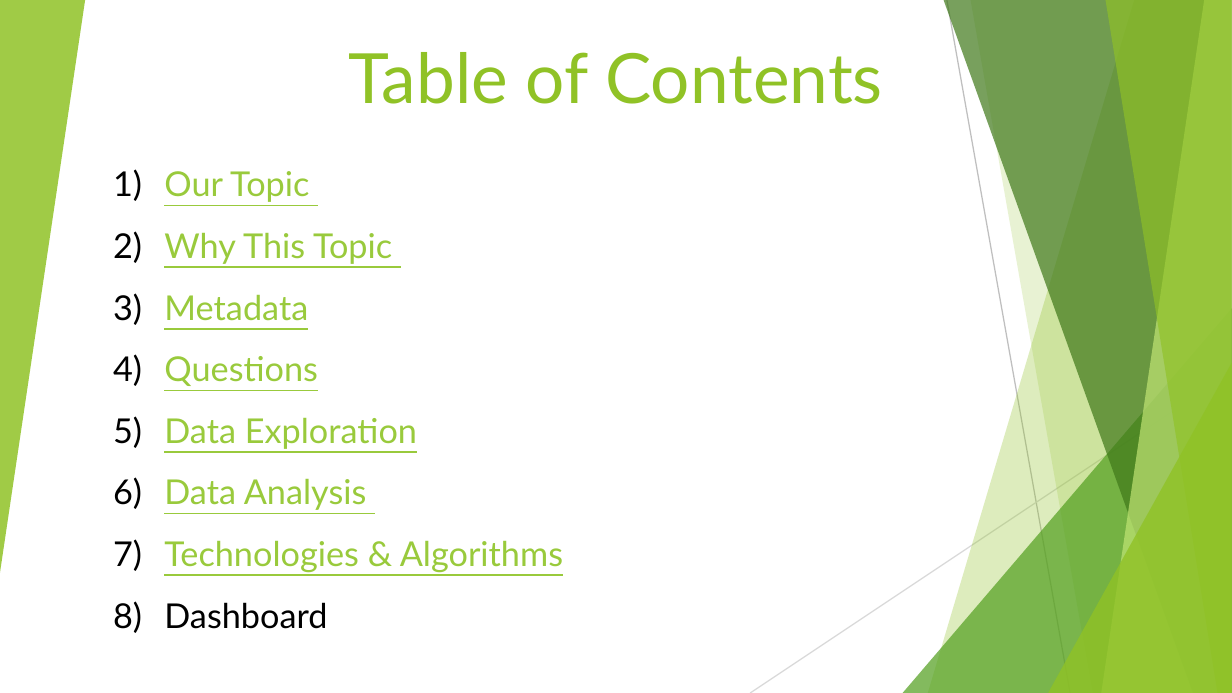
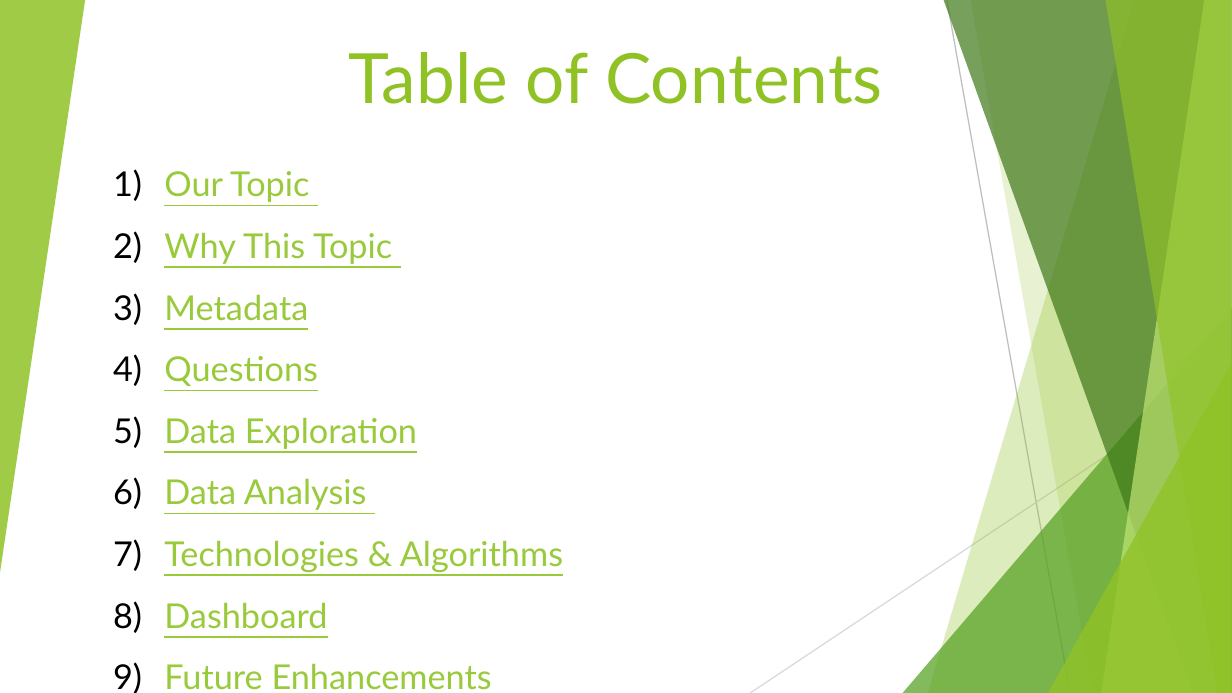
Before and after one commit to GerlechJen/Predicting-Auto-Insurance-Fraud-Claims, a slide deck: slide 2 of Team_6.pptx. Drawn at 1232x693 pixels with LibreOffice and Linux fonts; fonts in the diff are those of the drawing. Boxes give left, top, right and bottom in pixels: in the first picture for what was removed or moved away, otherwise in the second. Text is boxed around its words. In the diff, an @@ line names an element or a change of style, - is before the commit and + after.

```diff
--- a/Team_6.pptx
+++ b/Team_6.pptx
@@ text at (x1=164, y1=602, x2=327, y2=629): text colour #000000 to #99CA3C, underline on in "Dashboard" @@
@@ text at (x1=164, y1=663, x2=492, y2=690): paragraph added @@
+9) Future Enhancements
```
Also in this commit, not shown: 3 other slides changed, 5 slides added, 2 other files.
